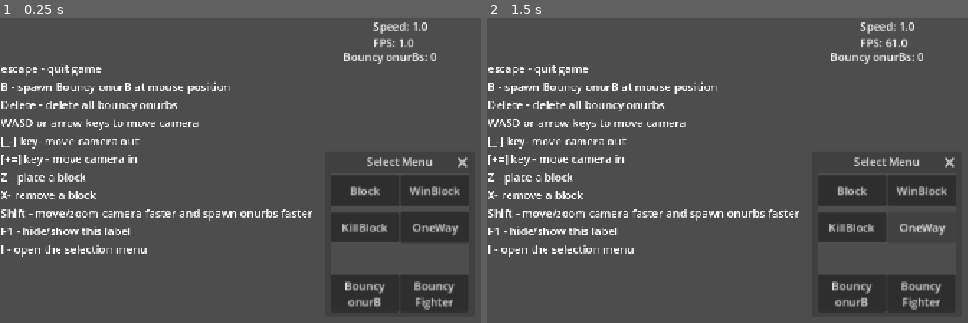
Above: before the commit, frames 1-2 (left to right).
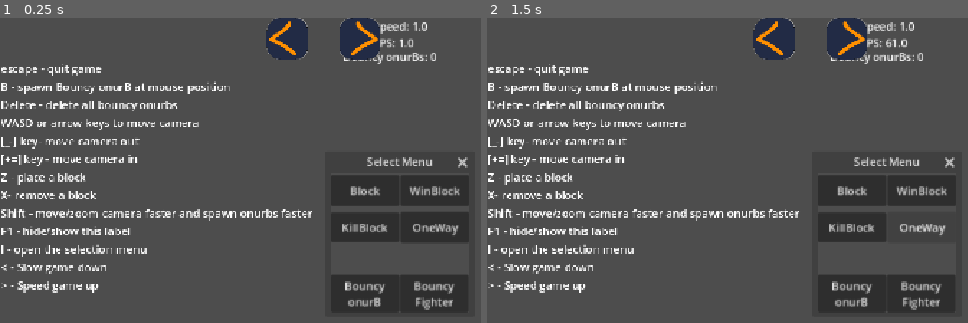
Above: after the commit, the same moments.

Repository: Ksawex4/Bouncy-onurB-Fun
Game: Godot game, scene res://Scenes/level.tscn
Same seed, same stepped clock (60 frames per second), same inputs: the game is played once before the commit and once after it. Sound files missing from this copy of the repository are replaced by a short silence.
Inputs:
- Up to frame 1 (0.25 s): no input
- Up to frame 2 (1.5 s): click "Block" at 0.5 s; click "OneWay" at 1.25 s

The runs differ from the first frame. In frame 1, 2.7% of the frame differs, in the area x 0-80%, y 0-91%; in frame 2, 2.7%.

Commit message:
Added SpeedUp and SpeedDown mobile buttons

Diff:
--- a/Objects/GUI/camera_2d.tscn
+++ b/Objects/GUI/camera_2d.tscn
@@ -30,7 +30,9 @@
 X- remove a block
 Shift - move/zoom camera faster and spawn onurbs faster
 F1 - hide/show this label
-I - open the selection menu"
+I - open the selection menu
+< - Slow game down
+> - Speed game up"
 
 [node name="MobileControls" parent="CanvasLayer" unique_id=697814840 instance=ExtResource("2_4kmw6")]
 
--- a/Objects/GUI/mobile_controls.tscn
+++ b/Objects/GUI/mobile_controls.tscn
@@ -15,6 +15,8 @@
 [ext_resource type="Script" uid="uid://bamksvwrm2ese" path="res://Scripts/GUI/joystick.gd" id="13_ybjw7"]
 [ext_resource type="Script" uid="uid://dwhdljyceqmo" path="res://Scripts/GUI/joyknob.gd" id="14_55uu4"]
 [ext_resource type="Texture2D" uid="uid://cmqqie3qqlik1" path="res://Assets/Sprites/Nothing48x48.png" id="15_f0umg"]
+[ext_resource type="Texture2D" uid="uid://dk56m11l86aj7" path="res://Assets/Sprites/GUI/SpeedUp.png" id="16_c0srt"]
+[ext_resource type="Texture2D" uid="uid://cryuiqglfffuk" path="res://Assets/Sprites/GUI/SpeedDown.png" id="17_2ii18"]
 
 [sub_resource type="SphereMesh" id="SphereMesh_thvrb"]
 radius = 48.0
@@ -24,7 +26,7 @@
 radius = 8.0
 height = 16.0
 
-[node name="MobileControls" type="Control"]
+[node name="MobileControls" type="Control" unique_id=448393746]
 z_index = 999
 layout_mode = 3
 anchors_preset = 8
@@ -39,91 +41,101 @@
 grow_horizontal = 2
 grow_vertical = 2
 
-[node name="Quit" type="TouchScreenButton" parent="."]
+[node name="Quit" type="TouchScreenButton" parent="." unique_id=706694278]
 texture_normal = ExtResource("1_1tcoj")
 action = "quit"
 visibility_mode = 1
 
-[node name="DeleteBouncy_onurBs" type="TouchScreenButton" parent="."]
+[node name="DeleteBouncy_onurBs" type="TouchScreenButton" parent="." unique_id=554431450]
 position = Vector2(80, 0)
 texture_normal = ExtResource("2_3uo1g")
 action = "deleteBouncy_onurBs"
 visibility_mode = 1
 
-[node name="F1" type="TouchScreenButton" parent="."]
+[node name="F1" type="TouchScreenButton" parent="." unique_id=1544063599]
 position = Vector2(176, 0)
 texture_normal = ExtResource("3_c0srt")
 action = "labelToggle"
 visibility_mode = 1
 
-[node name="I" type="TouchScreenButton" parent="."]
+[node name="I" type="TouchScreenButton" parent="." unique_id=531524552]
 position = Vector2(280, 0)
 texture_normal = ExtResource("4_2ii18")
 action = "showBlocks"
 visibility_mode = 1
 
-[node name="Shift" type="TouchScreenButton" parent="."]
+[node name="Shift" type="TouchScreenButton" parent="." unique_id=1228612214]
 position = Vector2(1027, 505)
 texture_normal = ExtResource("5_k13ne")
 action = "shift"
 visibility_mode = 1
 
-[node name="SpawnBouncy_onurB" type="TouchScreenButton" parent="."]
+[node name="SpawnBouncy_onurB" type="TouchScreenButton" parent="." unique_id=235610950]
 position = Vector2(1027, 385)
 texture_normal = ExtResource("6_wmfcl")
 action = "spawnBouncy_onurB"
 visibility_mode = 1
 
-[node name="RemoveBlock" type="TouchScreenButton" parent="."]
+[node name="RemoveBlock" type="TouchScreenButton" parent="." unique_id=343917192]
 position = Vector2(907, 385)
 texture_normal = ExtResource("7_4k1j1")
 action = "removeBlock"
 visibility_mode = 1
 
-[node name="AddBlock" type="TouchScreenButton" parent="."]
+[node name="AddBlock" type="TouchScreenButton" parent="." unique_id=2054452304]
 position = Vector2(907, 276)
 texture_normal = ExtResource("8_j3g3h")
 action = "addBlock"
 visibility_mode = 1
 
-[node name="CamOut" type="TouchScreenButton" parent="."]
+[node name="CamOut" type="TouchScreenButton" parent="." unique_id=1510463155]
 position = Vector2(1024, 0)
 texture_normal = ExtResource("9_u6bix")
 action = "camOut"
 visibility_mode = 1
 
-[node name="CamIn" type="TouchScreenButton" parent="."]
+[node name="CamIn" type="TouchScreenButton" parent="." unique_id=868663094]
 position = Vector2(905, 0)
 texture_normal = ExtResource("10_nfndq")
 action = "camIn"
 visibility_mode = 1
 
-[node name="cursor" type="Sprite2D" parent="."]
+[node name="cursor" type="Sprite2D" parent="." unique_id=311970174]
 z_index = 999
 position = Vector2(576, 324)
 scale = Vector2(2, 2)
 texture = ExtResource("11_sq0rb")
 script = ExtResource("12_ukaf3")
 
-[node name="Joystick" type="Node2D" parent="."]
+[node name="Joystick" type="Node2D" parent="." unique_id=547482111]
 position = Vector2(120, 544)
 scale = Vector2(1.5, 1.5)
 script = ExtResource("13_ybjw7")
 
-[node name="Joyring" type="MeshInstance2D" parent="Joystick"]
+[node name="Joyring" type="MeshInstance2D" parent="Joystick" unique_id=1776606880]
 self_modulate = Color(0.133333, 0.168627, 0.270588, 0.176471)
 mesh = SubResource("SphereMesh_thvrb")
 
-[node name="Joyknob" type="MeshInstance2D" parent="Joystick"]
+[node name="Joyknob" type="MeshInstance2D" parent="Joystick" unique_id=529959494]
 self_modulate = Color(1, 0.564706, 0, 1)
 mesh = SubResource("SphereMesh_u1lap")
 script = ExtResource("14_55uu4")
 
-[node name="Button" type="TouchScreenButton" parent="Joystick"]
+[node name="Button" type="TouchScreenButton" parent="Joystick" unique_id=2110472779]
 self_modulate = Color(1, 1, 1, 0)
 position = Vector2(-48, -47.3333)
 scale = Vector2(2, 1.98611)
 texture_normal = ExtResource("15_f0umg")
 
+[node name="SpeedUp" type="TouchScreenButton" parent="." unique_id=2066072198]
+position = Vector2(488, 0)
+texture_normal = ExtResource("16_c0srt")
+action = "SpeedUp"
+
+[node name="SpeedDown" type="TouchScreenButton" parent="." unique_id=2119370285]
+position = Vector2(384, 0)
+texture_normal = ExtResource("17_2ii18")
+action = "SpeedDown"
+
 [connection signal="pressed" from="Joystick/Button" to="Joystick/Joyknob" method="_on_button_down"]
 [connection signal="released" from="Joystick/Button" to="Joystick/Joyknob" method="_on_button_up"]
--- a/project.godot
+++ b/project.godot
@@ -15,7 +15,7 @@
 [application]
 
 config/name="Bouncy onurB Fun"
-config/version="0.1.1"
+config/version="0.2"
 config/tags=PackedStringArray("2d", "android", "game", "github", "indevelopment", "linux", "side_project", "windows")
 run/main_scene="res://Scenes/level.tscn"
 config/features=PackedStringArray("4.6", "GL Compatibility")
Binary file added: Assets/Sprites/GUI/SpeedDown.png
Not shown, added: Assets/Sprites/GUI/SpeedDown.png.import
Binary file added: Assets/Sprites/GUI/SpeedUp.png
Not shown, added: Assets/Sprites/GUI/SpeedUp.png.import
Not shown: 1 places in Objects/GUI/mobile_controls.tscn that only renumber resources
